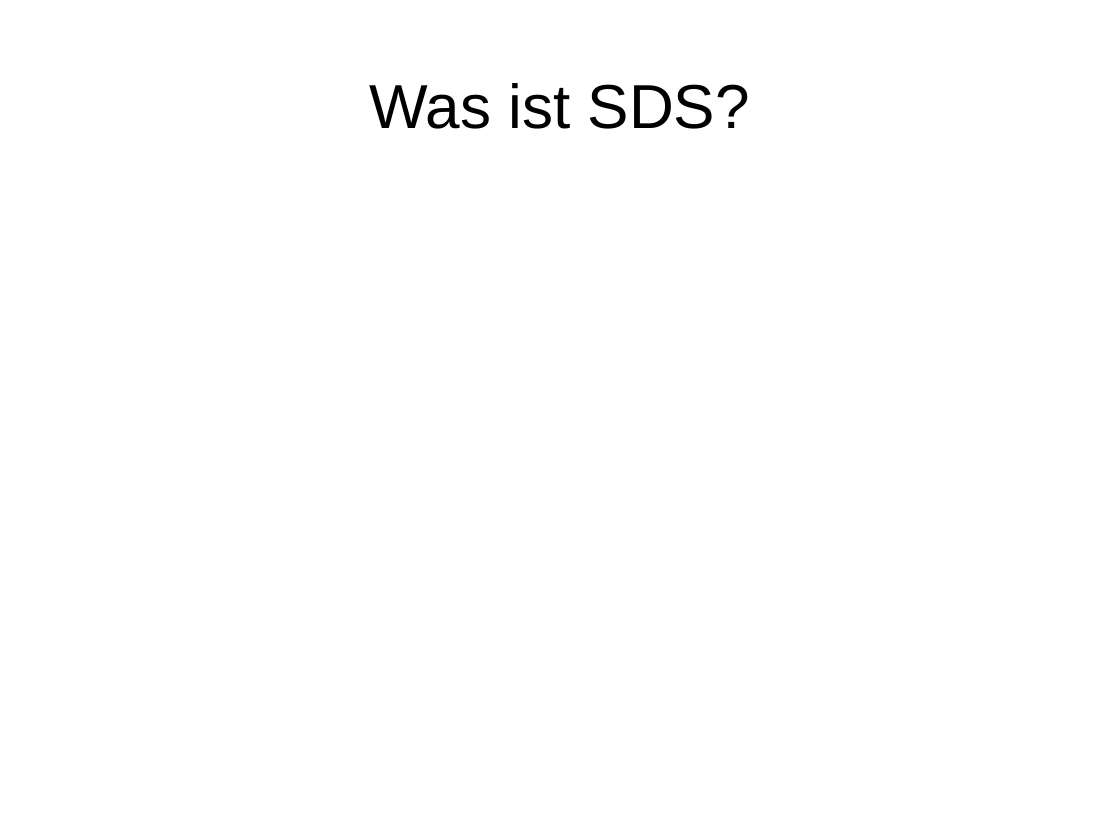
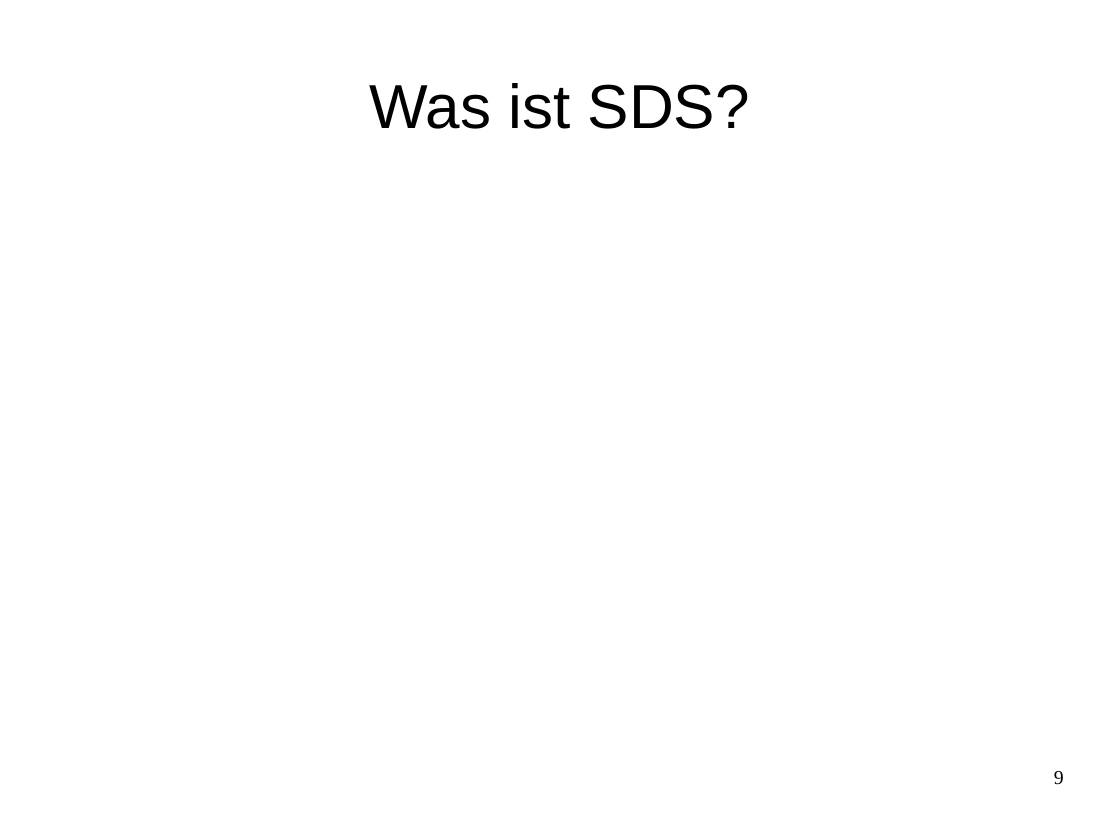
Before and after one commit to celentanos/inora, a slide deck: slide 9 of inora_vortrag.odp (slide 8 before the commit). Drawn at 1120x840 pixels with LibreOffice and Linux fonts; fonts in the diff are those of the drawing. Boxes give left, top, right and bottom in pixels: in the first picture for what was removed or moved away, otherwise in the second. Text is boxed around its words. In the diff, an @@ line names an element or a change of style, - is before the commit and + after.

```diff
--- a/inora_vortrag.odp
+++ b/inora_vortrag.odp
@@ page number added at <box>1054,771,1064,785</box>, 14 pt, text #000000 @@
+9
```
Also in this commit, not shown: 6 other slides changed, 1 slide added, 10 other files.
